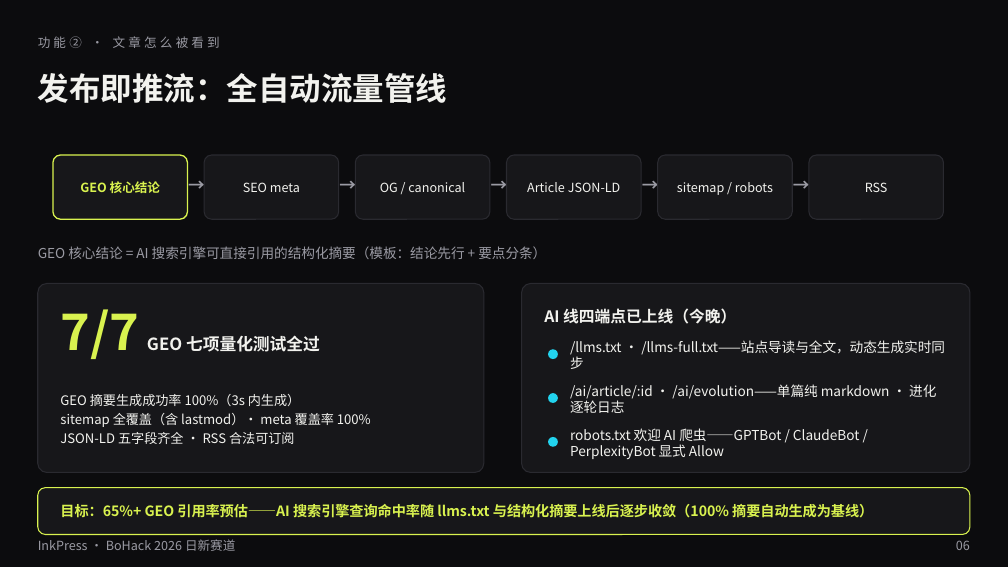
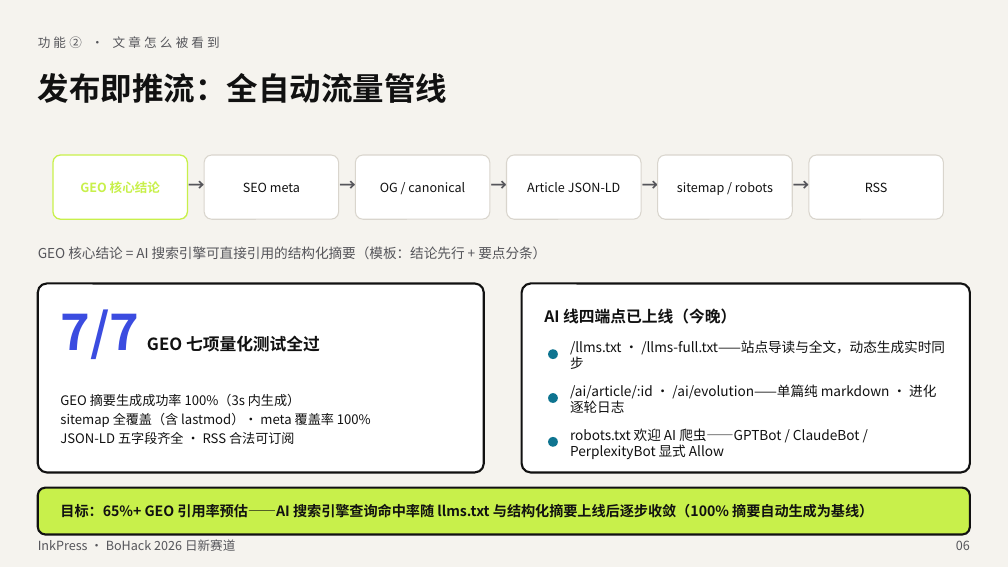
Before and after one commit to lggyx/inkpress2agent, a slide deck: slide 6 of docs/InkPress-BoHack2026-路演.pptx. Drawn at 1008x567 pixels with LibreOffice and Linux fonts; fonts in the diff are those of the drawing. Boxes give left, top, right and bottom in pixels: in the first picture for what was removed or moved away, otherwise in the second. Text is boxed around its words. In the diff, an @@ line names an element or a change of style, - is before the commit and + after.

```diff
--- a/docs/InkPress-BoHack2026-路演.pptx
+++ b/docs/InkPress-BoHack2026-路演.pptx
@@ background #0C0C0E to #F5F3EE @@
@@ rounded rectangle at [53, 155, 188, 219]: fill #17171A to #FFFFFF; outline #D9F24F 1.25 pt to #C8F04B 1.25 pt @@
@@ text "GEO 核心结论" at [80, 181, 160, 193]: text colour #D9F24F to #C8F04B @@
@@ text colour #9A9AA3 to #55555A in 9 elements at [38, 36, 220, 48], [38, 246, 546, 259], [38, 539, 235, 551], [956, 540, 970, 550], [183, 166, 210, 204], [334, 166, 361, 204], [485, 166, 513, 204], [637, 166, 664, 204], [788, 166, 815, 204] @@
@@ fill #17171A to #FFFFFF; outline #2A2A30 1 pt to #D9D5CD 1 pt in 5 elements at [204, 155, 339, 219], [355, 155, 490, 219], [507, 155, 641, 219], [658, 155, 792, 219], [809, 155, 944, 219] @@
@@ rounded rectangle at [38, 284, 484, 473]: fill #17171A to #FFFFFF; outline #2A2A30 1 pt to #111111 2 pt @@
@@ text "7/7 GEO 七项量化测试全过" at [60, 309, 320, 359]: text colour #D9F24F to #3B4CE0 in "7/7"; text colour #F2F2EE to #111111 in "GEO 七项量化测试全过" @@
@@ rounded rectangle at [522, 284, 970, 473]: fill #17171A to #FFFFFF; outline #2A2A30 1 pt to #111111 2 pt @@
@@ fill #22D3EE to #0E7490 in 3 elements at [548, 349, 558, 359], [548, 393, 558, 403], [548, 437, 558, 447] @@
@@ text colour #F2F2EE to #111111 in 11 elements at [38, 73, 447, 103], [243, 182, 300, 192], [380, 182, 465, 192], [527, 182, 621, 192], [677, 182, 773, 195], [865, 182, 888, 192], [60, 394, 371, 444], [544, 308, 736, 324], [570, 340, 945, 369], [570, 384, 936, 413], [570, 428, 860, 459] @@
@@ rounded rectangle at [38, 488, 970, 535]: fill #17171A to #C8F04B; outline #D9F24F 1 pt to #111111 2 pt @@
@@ text "目标：65%+ GEO 引用率预估——AI 搜索引擎查询命中率随 llms.txt ..." at [60, 504, 873, 518]: text colour #D9F24F to #111111 @@
```
Also in this commit, not shown: 11 other slides changed, 10 other files.
